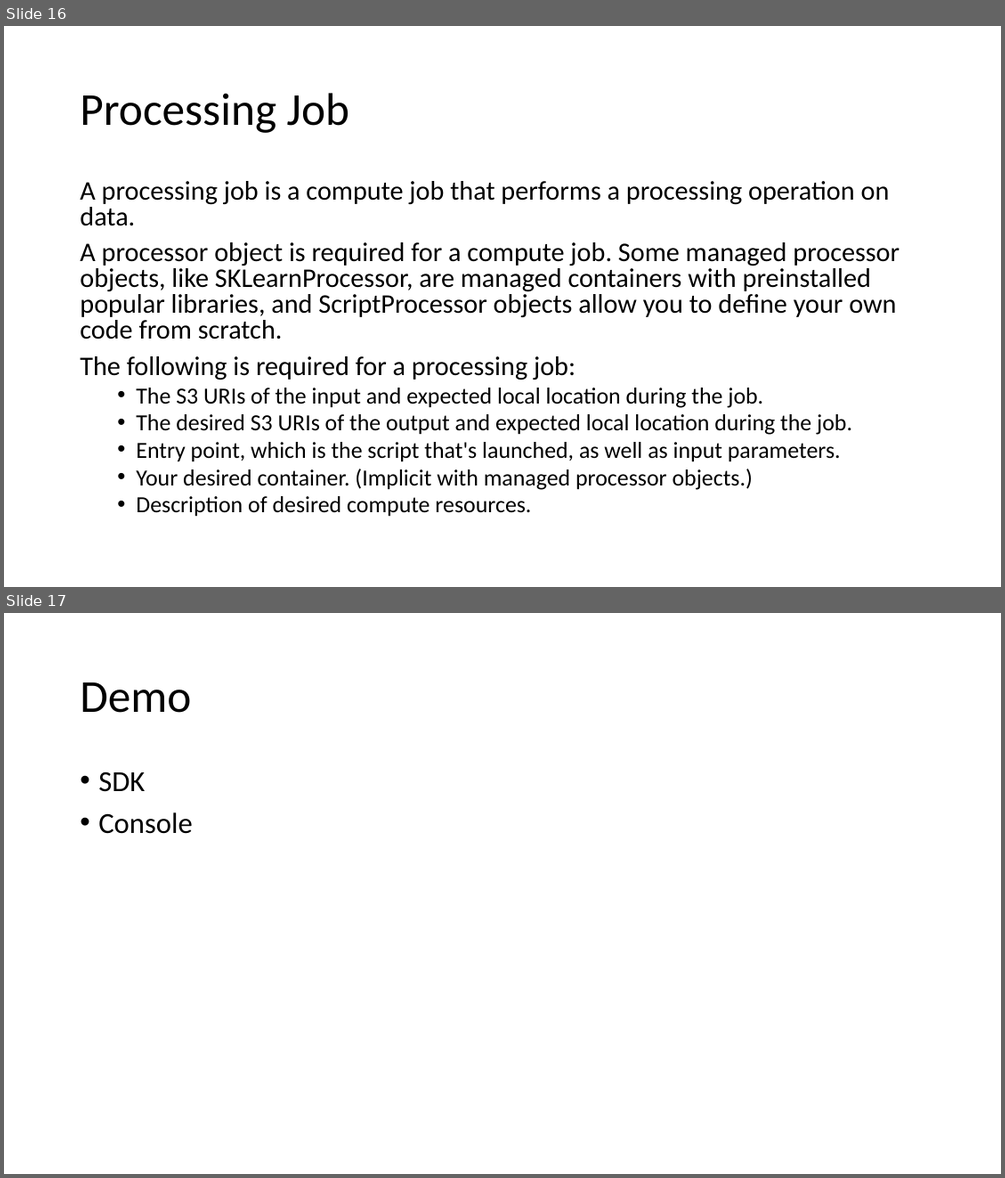
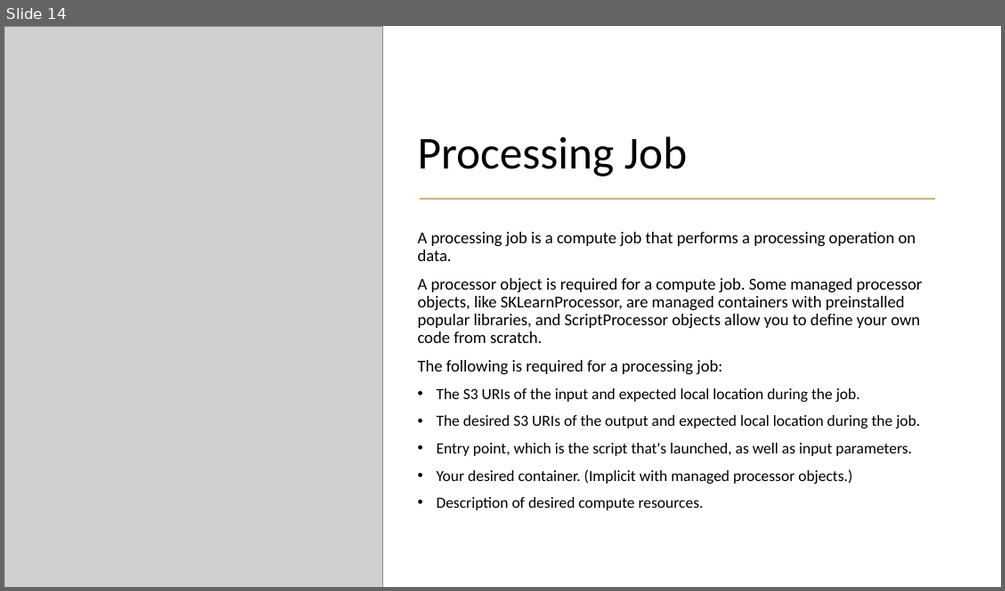
Before and after one commit to shaunkhoo/cloud-foundations, a slide deck: session9/cloud-foundations-sagemaker.pptx. Shown one above the other, each under a label of ours: slides 16 and 17 before the commit, slide 14 after it. The pictures are 1005x1178 and 1005x591 pixels, drawn with LibreOffice and Linux fonts; fonts in the diff are those of the drawing; grey boxes stand for pictures. Boxes give left, top, right and bottom in pixels: in the first picture for what was removed or moved away, otherwise in the second. Text is boxed around its words. In the diff, an @@ line names an element or a change of style, - is before the commit and + after.

Commit message:
Upload data

```diff
--- a/session9/cloud-foundations-sagemaker.pptx
+++ b/session9/cloud-foundations-sagemaker.pptx
@@ slide 17 removed at (x1=4, y1=613, x2=1001, y2=1174), background #FFFFFF @@
@@ title removed at (x1=80, y1=682, x2=191, y2=713) @@
-Demo
@@ text removed at (x1=98, y1=771, x2=192, y2=834) @@
-• SDK
-• Console
@@ what was slide 16 is now slide 14 @@
@@ slide 14 changed as well @@
@@ picture added at (x1=4, y1=26, x2=383, y2=587) @@
@@ title "Processing Job" moved from (x1=80, y1=93, x2=349, y2=133) to (x1=418, y1=136, x2=687, y2=176) @@
@@ title "Processing Job" at (x1=418, y1=136, x2=687, y2=176): vertical alignment middle to bottom @@
@@ line added from (420, 199) to (936, 199), #D0B278 1.5 pt @@
@@ text "A processing job is a ..." moved from (x1=80, y1=181, x2=899, y2=516) to (x1=418, y1=232, x2=922, y2=510) @@
@@ text "A processing job is a ..." at (x1=418, y1=232, x2=922, y2=510): size 25.9 to 16 pt in "A processing job is a compute job ...", "A processor object is required for a ...", "The following is required for a processing ..."; size 22.2 to 15 pt in "The S3 URIs of the input and ...", "The desired S3 URIs of the output ...", "Entry point, which is the script that's ...", "Your desired container. (Implicit with managed processor ..." and 1 more places; line spacing 0.8 to 0.9; list level 2 to 1 in "The S3 URIs of the ..."; list level 2 to 1 in "The desired S3 URIs of ..."; list level 2 to 1 in "Entry point, which is the ..."; list level 2 to 1 in "Your desired container. (Implicit with ..."; list level 2 to 1 in "Description of desired compute resources." @@
```
Also in this commit, not shown: 12 other slides changed, 3 slides added, 3 other slides removed, 3 other files.
